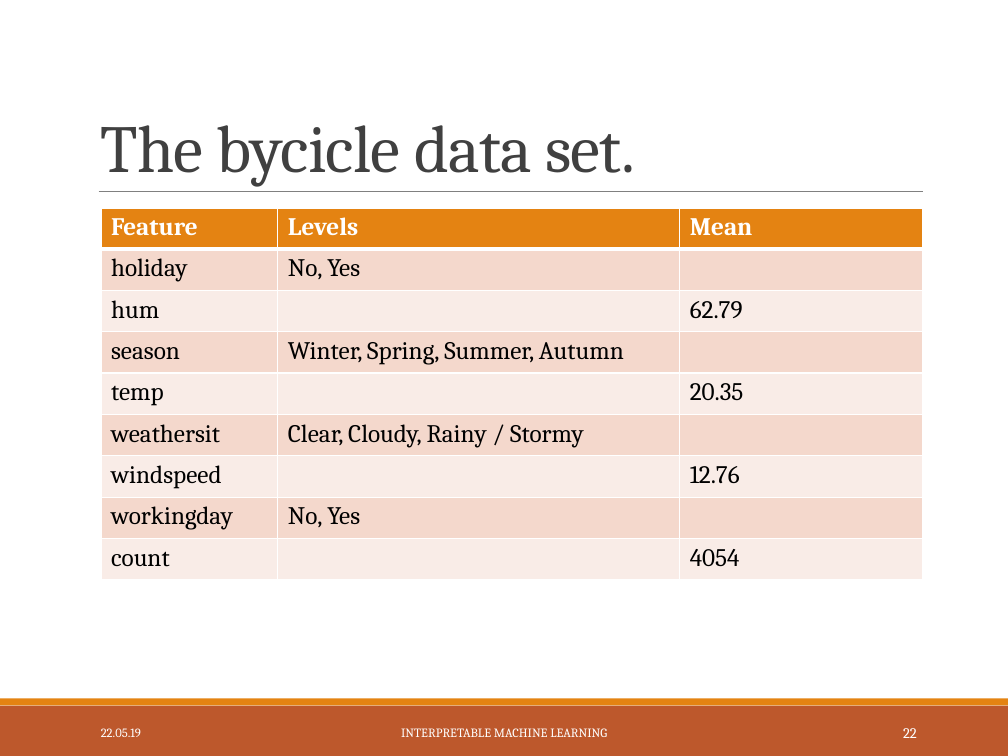
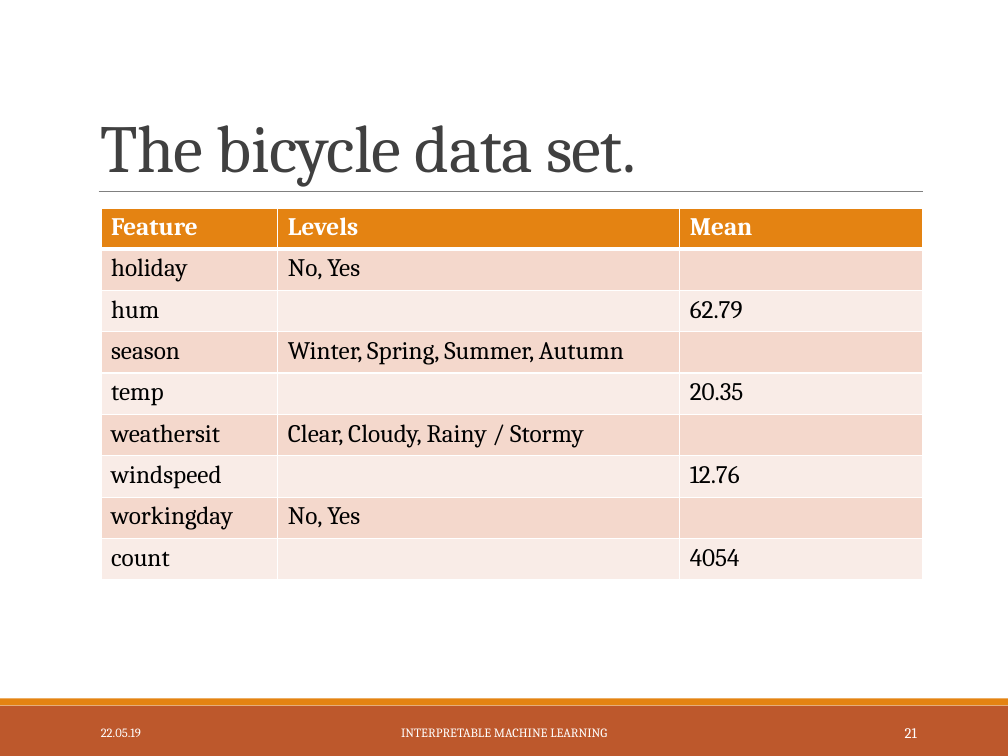
Before and after one commit to slds-lmu/iml_methods_limitations, a slide deck: slide 22 of Slides/LIME-neighbourhood.pptx (slide 23 before the commit). Drawn at 1008x756 pixels with LibreOffice and Linux fonts; fonts in the diff are those of the drawing. Boxes give left, top, right and bottom in pixels: in the first picture for what was removed or moved away, otherwise in the second. Text is boxed around its words. In the diff, an @@ line names an element or a change of style, - is before the commit and + after.

```diff
--- a/Slides/LIME-neighbourhood.pptx
+++ b/Slides/LIME-neighbourhood.pptx
@@ title at [101, 125, 636, 187]: text changed @@
-The bycicle data set.
+The bicycle data set.
@@ page number at [905, 728, 917, 738]: text changed @@
-22
+21
```
Also in this commit, not shown: 8 other slides changed, 1 slide removed, 14 other files.
